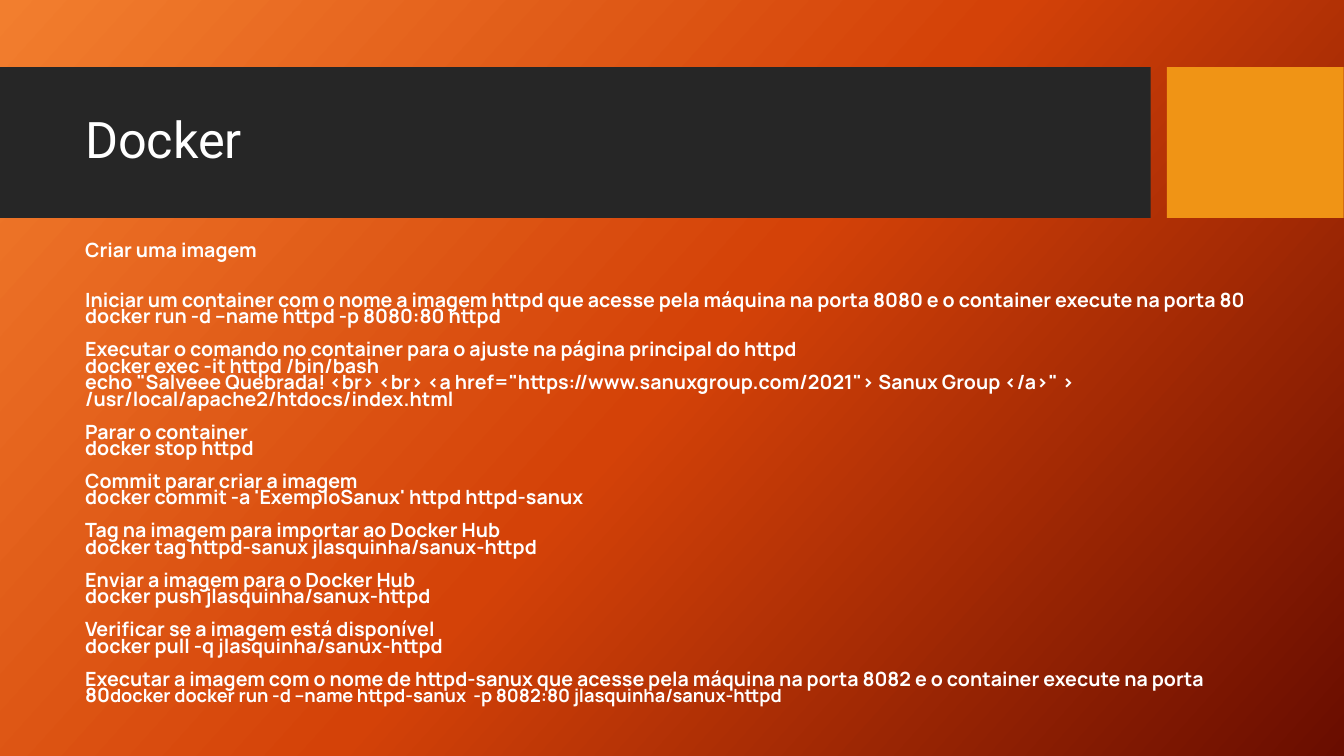
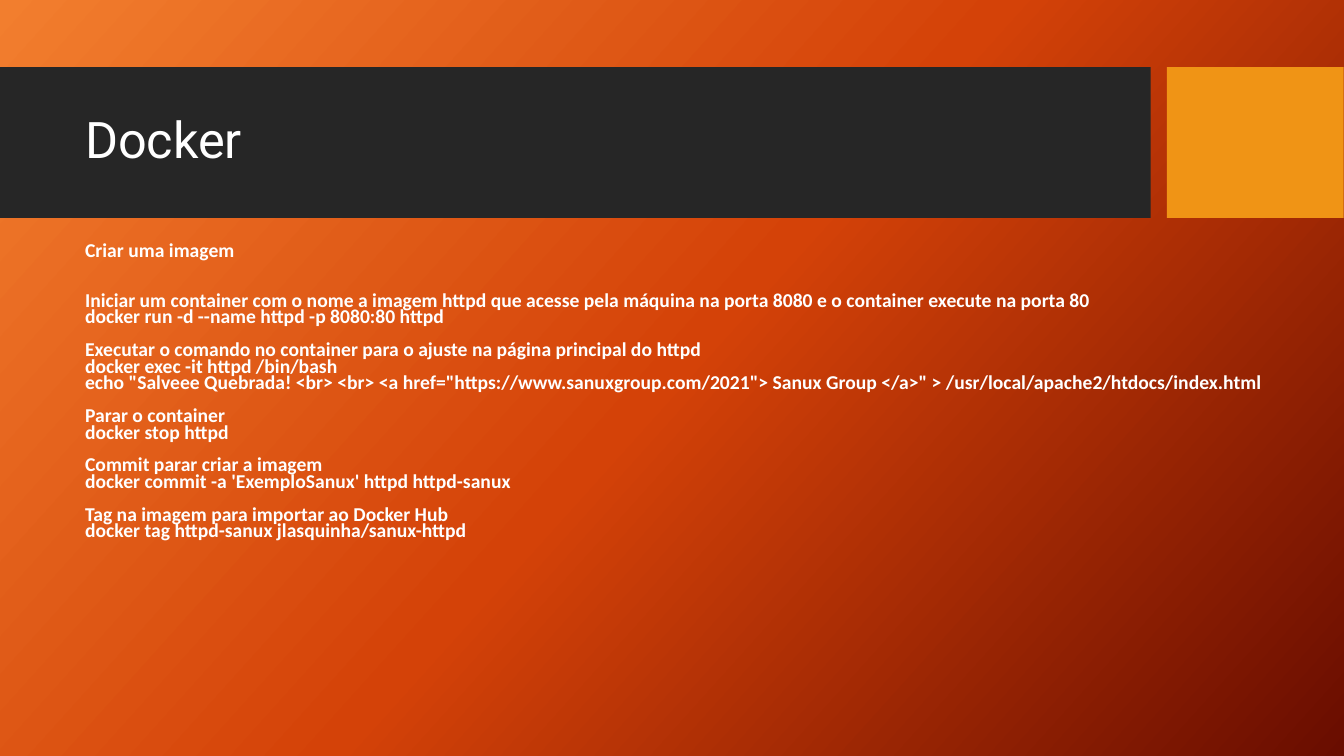
Before and after one commit to jlasquinha/sanux, a slide deck: slide 9 of Sanux.pptx. Drawn at 1344x756 pixels with LibreOffice and Linux fonts; fonts in the diff are those of the drawing; background and template pictures are left out. Boxes give left, top, right and bottom in pixels: in the first picture for what was removed or moved away, otherwise in the second. Text is boxed around its words. In the diff, an @@ line names an element or a change of style, - is before the commit and + after.

Commit message:
Update Sanux.pptx
Apresentação atualizada

```diff
--- a/Sanux.pptx
+++ b/Sanux.pptx
@@ text "Criar uma imagem" at (85,243,1261,541): font Manrope to Calibri @@
@@ text at (85,572,1204,707): paragraphs removed @@
-Enviar a imagem para o Docker Hub
-docker push jlasquinha/sanux-httpd
-Verificar se a imagem está disponível
-docker pull -q jlasquinha/sanux-httpd
-Executar a imagem com o nome de httpd-sanux que acesse pela máquina na porta 8082 e o container execute na porta 80docker docker run -d --name httpd-sanux -p 8082:80 jlasquinha/sanux-httpd
```
Also in this commit, not shown: 39 other slides changed, 2 slides added.
